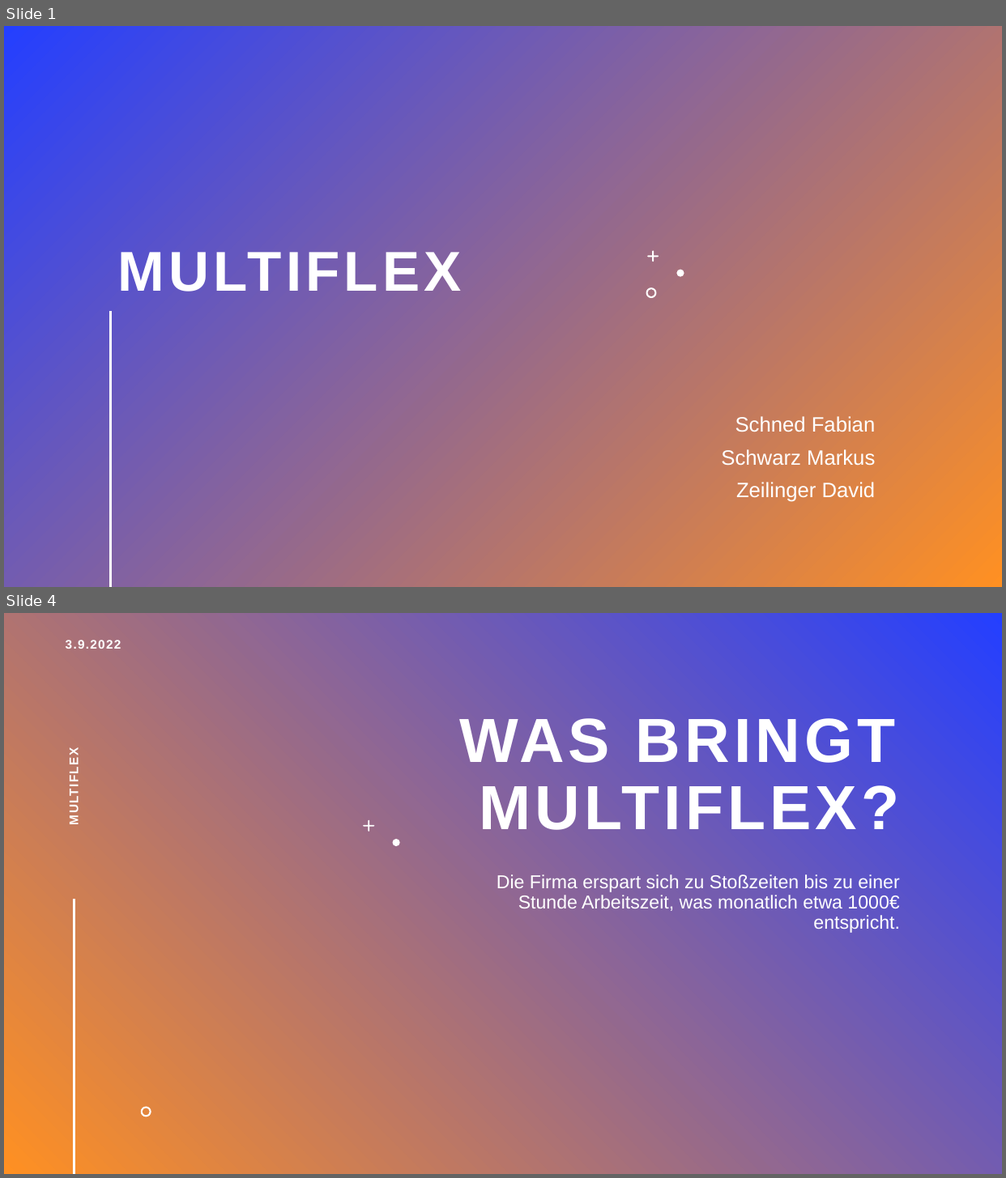
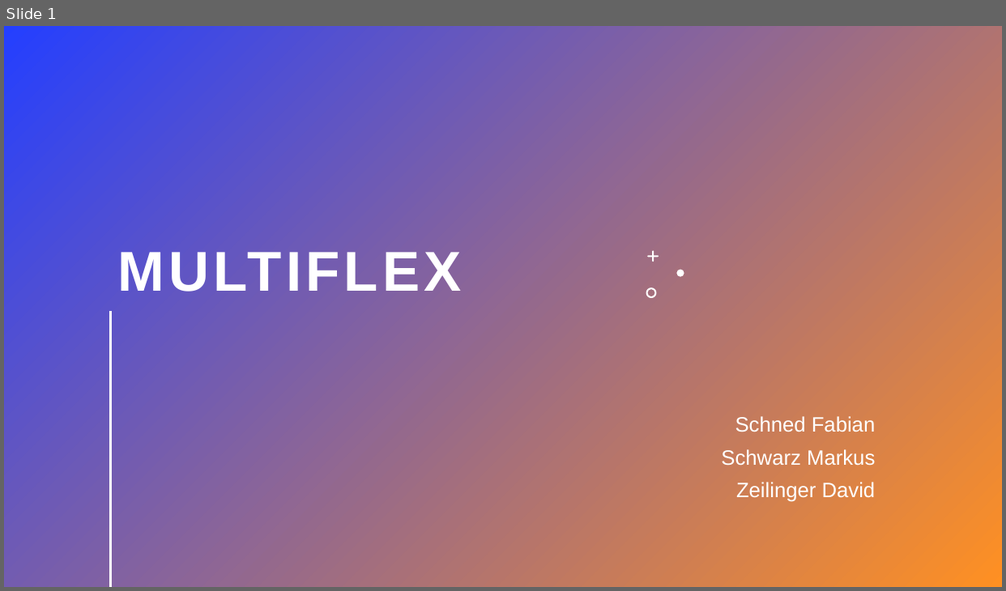
Before and after one commit to LegitesMax/multiflexlbkv, a slide deck: Präsentation/Introduction.pptx. Shown one above the other, each under a label of ours: slides 1 and 4 before the commit, slide 1 after it; the slides between them are not shown. The pictures are 1006x1178 and 1006x591 pixels, drawn with LibreOffice and Linux fonts; fonts in the diff are those of the drawing. Boxes give left, top, right and bottom in pixels: in the first picture for what was removed or moved away, otherwise in the second. Text is boxed around its words. In the diff, an @@ line names an element or a change of style, - is before the commit and + after.

```diff
--- a/Präsentation/Introduction.pptx
+++ b/Präsentation/Introduction.pptx
@@ slide 4 removed at bbox=[4, 613, 1002, 1174], background gradient #243FFF to #FF9022 @@
@@ text removed at bbox=[66, 640, 121, 649] @@
-3.9.2022
@@ title removed at bbox=[460, 718, 900, 841] @@
-WAS BRINGT MULTIFLEX?
@@ text removed at bbox=[67, 757, 81, 823] @@
-MULTIFLEX
@@ freeform shape removed at bbox=[364, 820, 374, 832] @@
@@ freeform shape removed at bbox=[393, 839, 400, 846] @@
@@ text removed at bbox=[496, 875, 899, 933] @@
-Die Firma erspart sich zu Stoßzeiten bis zu einer Stunde Arbeitszeit, was monatlich etwa 1000€ entspricht.
@@ line removed from (74, 900) to (74, 1174) @@
@@ freeform shape removed at bbox=[141, 1107, 151, 1118] @@
```
Also in this commit, not shown: 3 slides changed.
